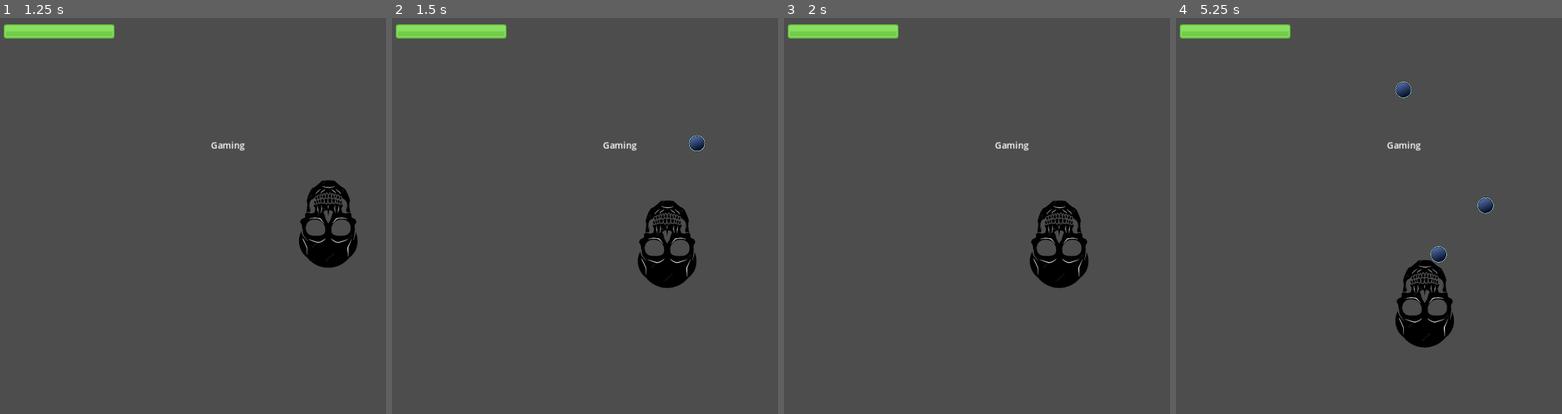
Above: before the commit, frames 1-4 (left to right).
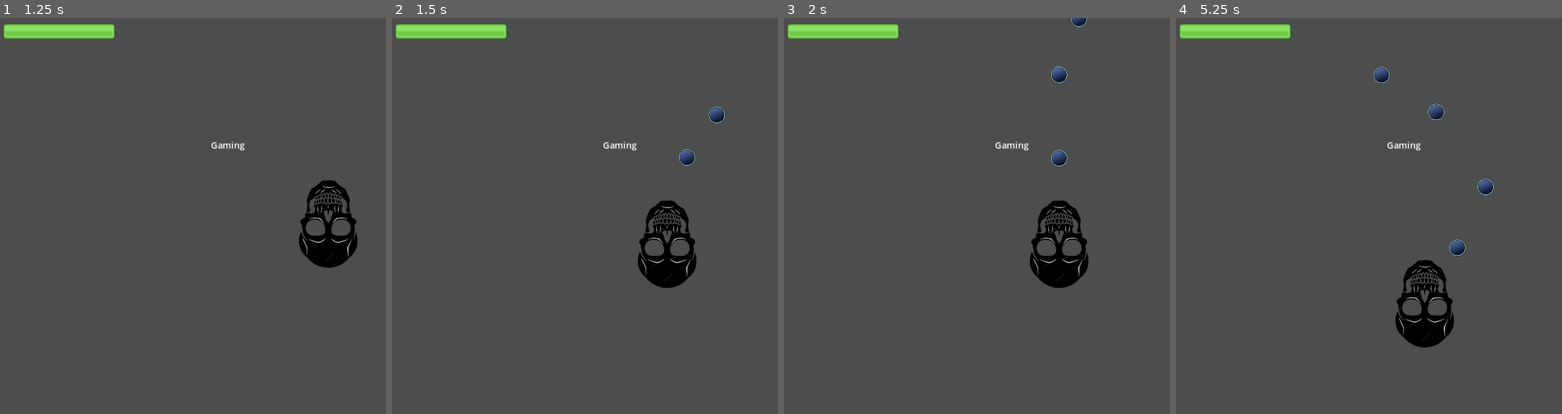
Above: after the commit, the same moments.

Repository: vaarnio/purgatory-gmtk2023
Game: Godot game, scene res://scenes/menu.tscn
The game is run twice, just before and just after one commit, with the same random seed, the same clock (stepped at 60 frames per second) and the same inputs.
Inputs (mouse positions are in pixels of both pictures, inside the frame that each line leads up to):
- Up to frame 1 (1.25 s): click "Play" at 0.5 s
- Up to frame 2 (1.5 s): tap Enter (ui_accept) at 1.25, 1.35 s; move the mouse to (669, 243) at 1.27 s
- Up to frame 3 (2 s): tap Enter (ui_accept) at 1.52, 1.82 s
- Up to frame 4 (5.25 s): move the mouse to (1287, 291) at 2.02 s; tap Enter (ui_accept) at 2.1, 2.27, 2.57, 2.85, 3.6, 3.77, 4.07, 4.35, 4.52, 4.82, 5.1 s; move the mouse to (1407, 156) at 2.77 s; move the mouse to (1349, 366) at 3.52 s; move the mouse to (1484, 342) at 4.27 s; move the mouse to (1249, 192) at 5.02 s

Frame 1 is identical in both runs. In frame 2, 0.4% of the frame differs, in the area x 74-87%, y 22-38%; in frame 3, 0.4%; in frame 4, 1.0%, in the area x 51-83%, y 12-62%.

Commit message:
Fix shooting to support spamming.

Diff:
--- a/scripts/Player.gd
+++ b/scripts/Player.gd
@@ -22,7 +22,7 @@
 	target = get_global_mouse_position()
 
 func _process(delta):
-	if Input.is_action_just_released("ui_accept"):
+	if Input.is_action_just_pressed("ui_accept"):
 		shootFromPlayer()
 
 func shoot():
@@ -33,7 +33,7 @@
 
 func shootFromPlayer():
 	if not attacked:
-		attacked = true
+		#attacked = true
 		var v1 = Vector2(0, -500)
 		var v2 = position
 		# original position for ammo
@@ -43,7 +43,7 @@
 		new_bullet.changeType("AttackBullet")
 		get_parent().add_child.call_deferred(new_bullet)
 	else:
-		await get_tree().create_timer(0.5).timeout
+		#await get_tree().create_timer(0.5).timeout
 		attacked = false
 
 func _physics_process(delta):
